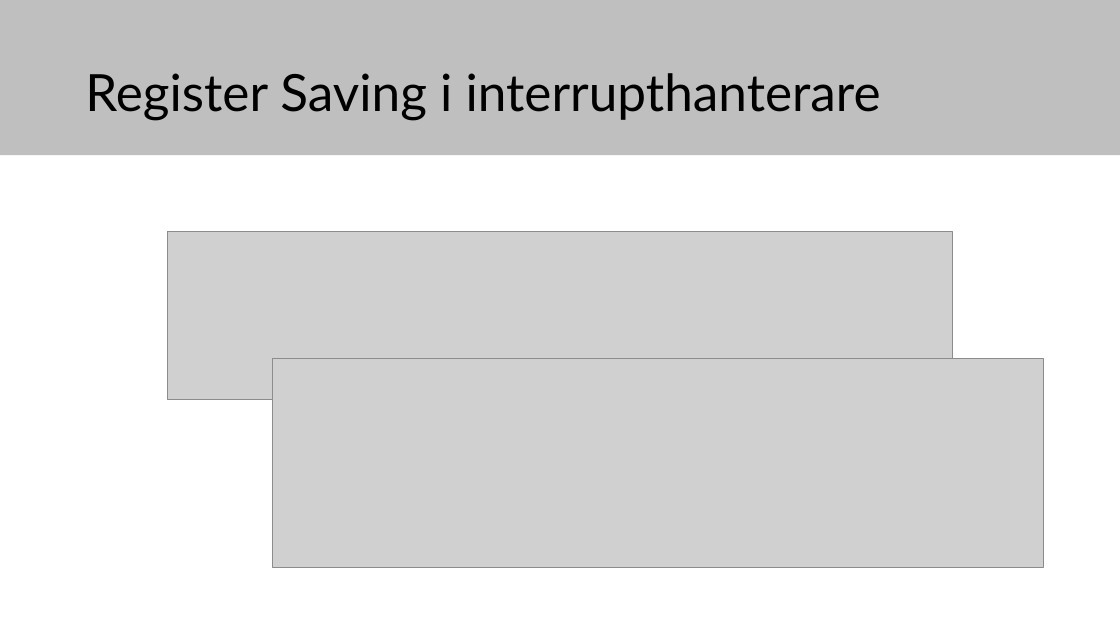
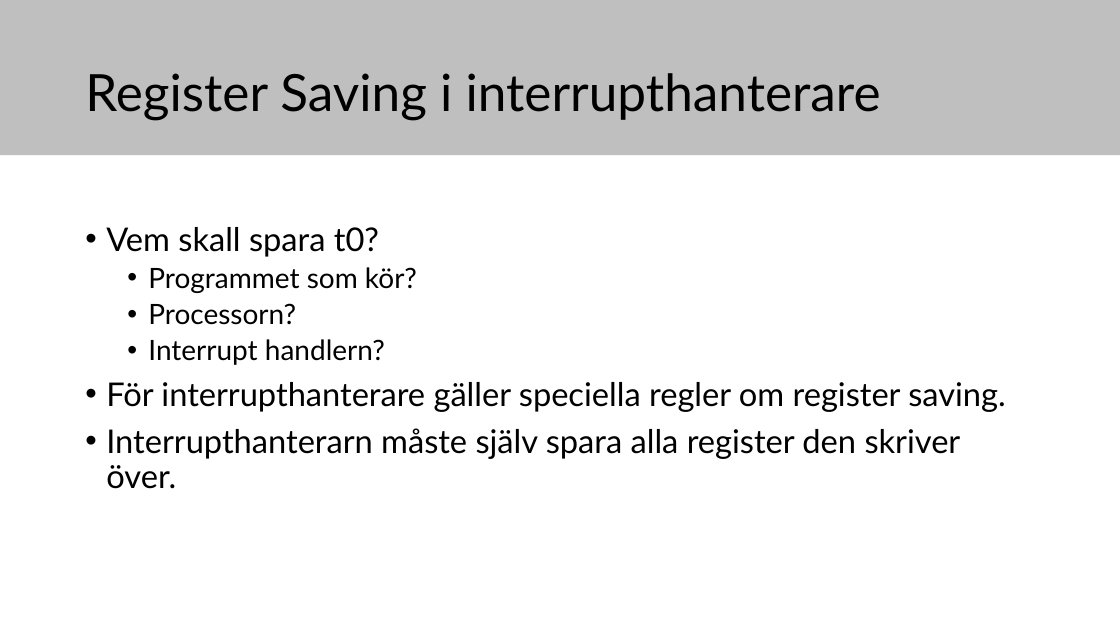
Before and after one commit to elias-at-chalmers/mop-lecture_notes-mirror, a slide deck: slide 10 of slides/lecture08_internal_interrupts.pptx (slide 11 before the commit). Drawn at 1120x630 pixels with LibreOffice and Linux fonts; fonts in the diff are those of the drawing; grey boxes stand for pictures. Boxes give left, top, right and bottom in pixels: in the first picture for what was removed or moved away, otherwise in the second. Text is boxed around its words. In the diff, an @@ line names an element or a change of style, - is before the commit and + after.

```diff
--- a/slides/lecture08_internal_interrupts.pptx
+++ b/slides/lecture08_internal_interrupts.pptx
@@ text added at [106,227,1006,489], 28 pt, text #000000 @@
+• Vem skall spara t0?
+  • Programmet som kör?
+  • Processorn?
+  • Interrupt handlern?
+• För interrupthanterare gäller speciella regler om register saving.
+• Interrupthanterarn måste själv spara alla register den skriver över.
@@ picture removed at [167,231,953,399] @@
@@ picture removed at [273,358,1044,567] @@
```
Also in this commit, not shown: 6 other slides changed, 1 slide added, 2 slides removed.
